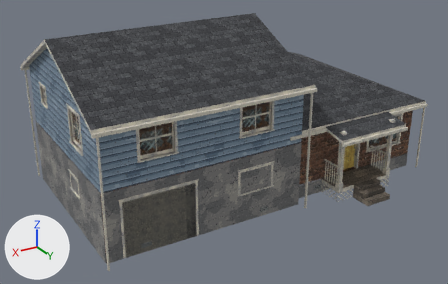
The glTF model THE_VEIL_ASSETS_V2/03_Residential/House_Variants/RES_House_SplitLevel.glb: old version first, new version second.
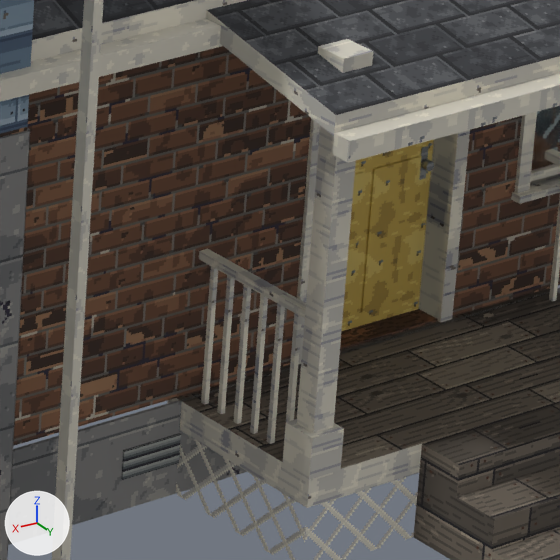
Each version is shown whole from a 50 mm lens placed at (12.91, 15.01, 12.27), pointed at (0.31, -5.99, 1.77), then close up on the part from 66% to 83% of the width and 44% to 71% of the height. The lights are fixed; the arrows at lower left show +X, +Y and +Z. The first two pictures are the older version. Objects named as collision shapes, trigger or cutter boxes, shadow casters or lower levels of detail are left out. Where no turn or scale is listed for an object, it has been applied to the vertices. Vertices at exactly the same position are counted once.

In view in the first close-up: 'INT_Door_Front', 'RES_House_SplitLevel_Exterior' and 1 more.
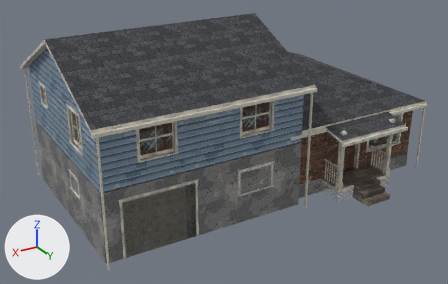
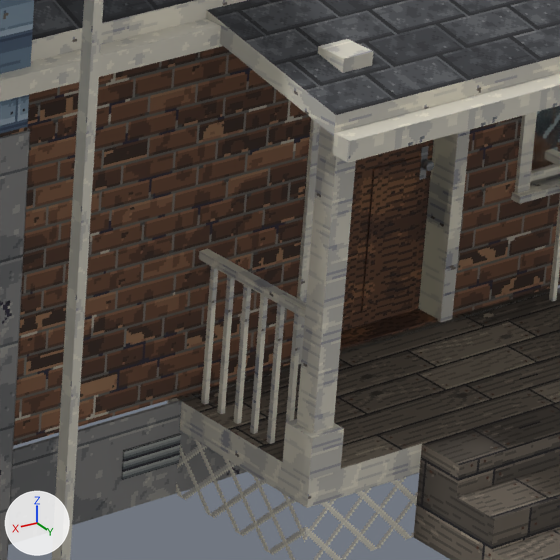
Patch to the scene script:
```diff
--- a/THE_VEIL_ASSETS_V2/03_Residential/House_Variants/RES_House_SplitLevel.glb.py
+++ b/THE_VEIL_ASSETS_V2/03_Residential/House_Variants/RES_House_SplitLevel.glb.py
@@ me_int_door_front @@
 me_int_door_front.from_pydata(...)  # 96 vertices, 140 faces; spans x -0.98..0.0, y -0.08..0.08, z 0.01..2.12
 # used by ob_int_door_front; location = (-3.51, -3.07, 0.61)
+# me_int_door_front part 1: all 72 faces that had it switch from mat_m_town_paintyellow to mat_m_furn_wooddark (picture img_t_furn_wooddark_png)
 me_int_door_front.materials.append(mat_m_arch_windowglassdirty)
```

Where the change shows, as pixel boxes (x1, y1, x2, y2) in the close-ups (560 x 560 px):
part 1 of me_int_door_front, recoloured (darker): (342, 140, 434, 331) in both
